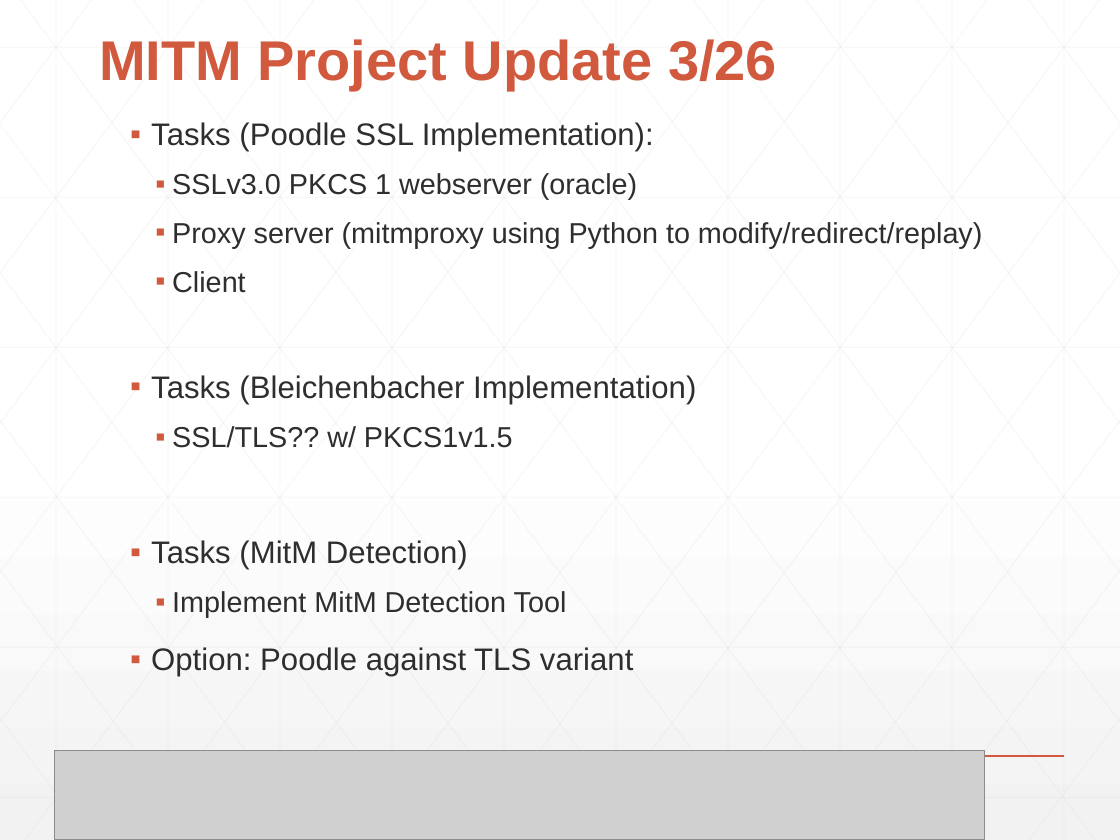
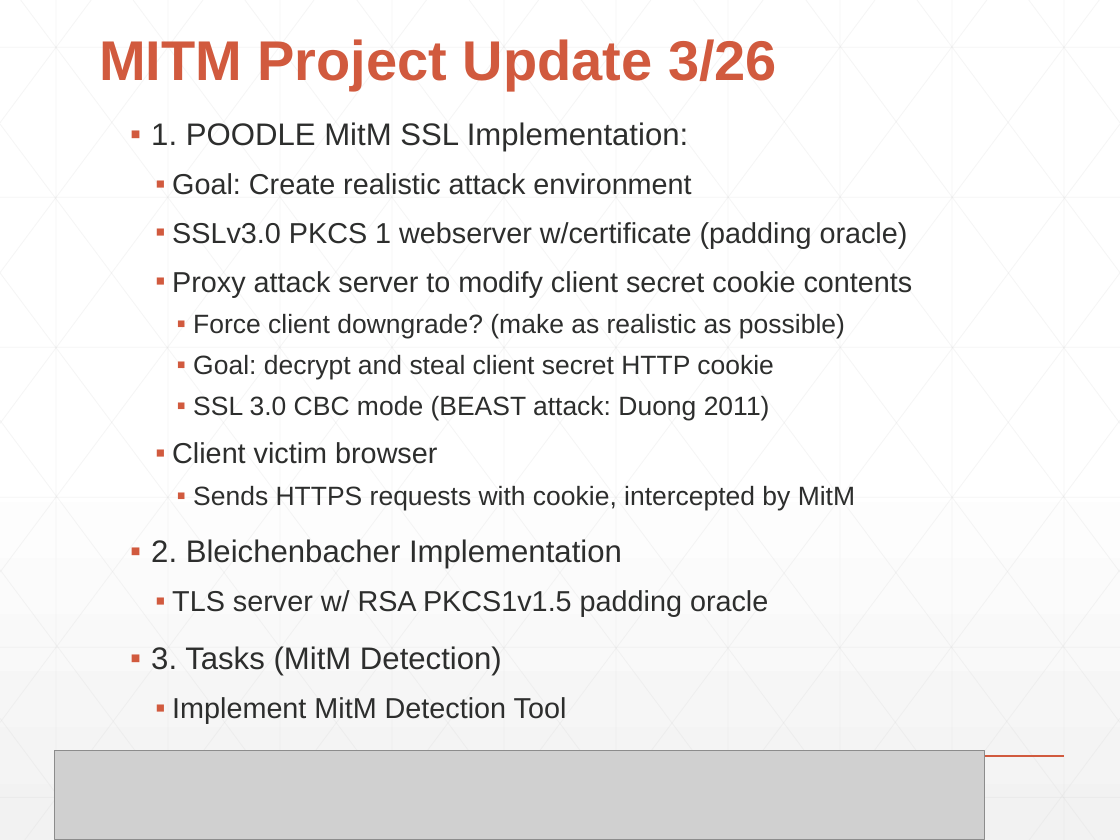
Before and after one commit to elewanto/cse5473_security_project, a slide deck: slide 1 of CSE5473_Project_Jangid_Shaffer_Lewantowicz.pptx. Drawn at 1120x840 pixels with LibreOffice and Linux fonts; fonts in the diff are those of the drawing; grey boxes stand for pictures. Boxes give left, top, right and bottom in pixels: in the first picture for what was removed or moved away, otherwise in the second. Text is boxed around its words. In the diff, an @@ line names an element or a change of style, - is before the commit and + after.

Commit message:
Update ppt slides; add BEAST attack paper to readme

```diff
--- a/CSE5473_Project_Jangid_Shaffer_Lewantowicz.pptx
+++ b/CSE5473_Project_Jangid_Shaffer_Lewantowicz.pptx
@@ text at (151, 122, 913, 676): text changed @@
-▪ Tasks (Poodle SSL Implementation):
-  ▪ SSLv3.0 PKCS 1 webserver (oracle)
-  ▪ Proxy server (mitmproxy using Python to modify/redirect/replay)
-  ▪ Client
-▪ Tasks (Bleichenbacher Implementation)
-  ▪ SSL/TLS?? w/ PKCS1v1.5
-▪ Tasks (MitM Detection)
+▪ 1. POODLE MitM SSL Implementation:
+  ▪ Goal: Create realistic attack environment
+  ▪ SSLv3.0 PKCS 1 webserver w/certificate (padding oracle)
+  ▪ Proxy attack server to modify client secret cookie contents
+    ▪ Force client downgrade? (make as realistic as possible)
+    ▪ Goal: decrypt and steal client secret HTTP cookie
+    ▪ SSL 3.0 CBC mode (BEAST attack: Duong 2011)
+  ▪ Client victim browser
+    ▪ Sends HTTPS requests with cookie, intercepted by MitM
+▪ 2. Bleichenbacher Implementation
+  ▪ TLS server w/ RSA PKCS1v1.5 padding oracle
+▪ 3. Tasks (MitM Detection)
@@ text at (151, 647, 633, 677): paragraph removed @@
-▪ Option: Poodle against TLS variant
```
